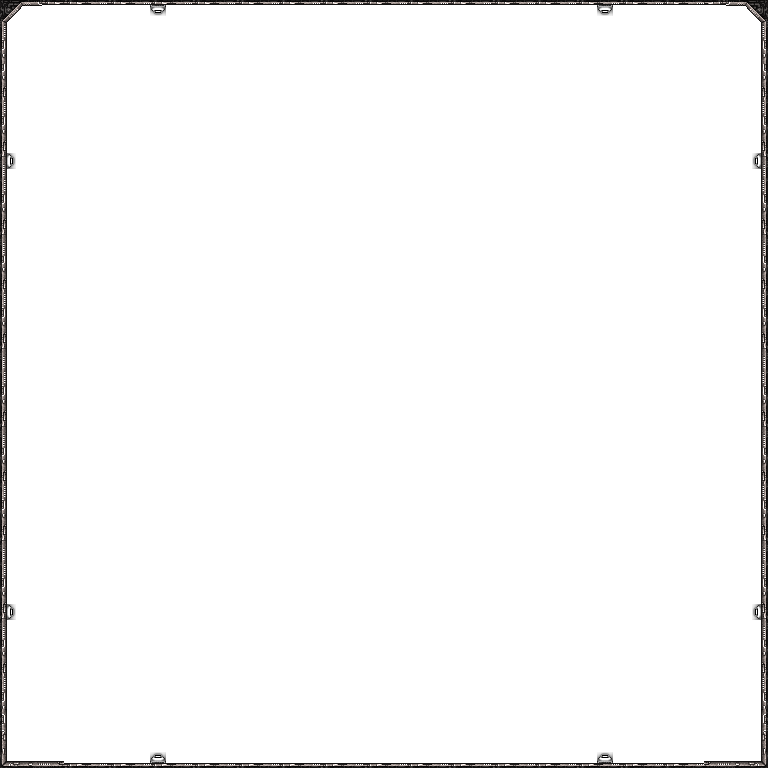
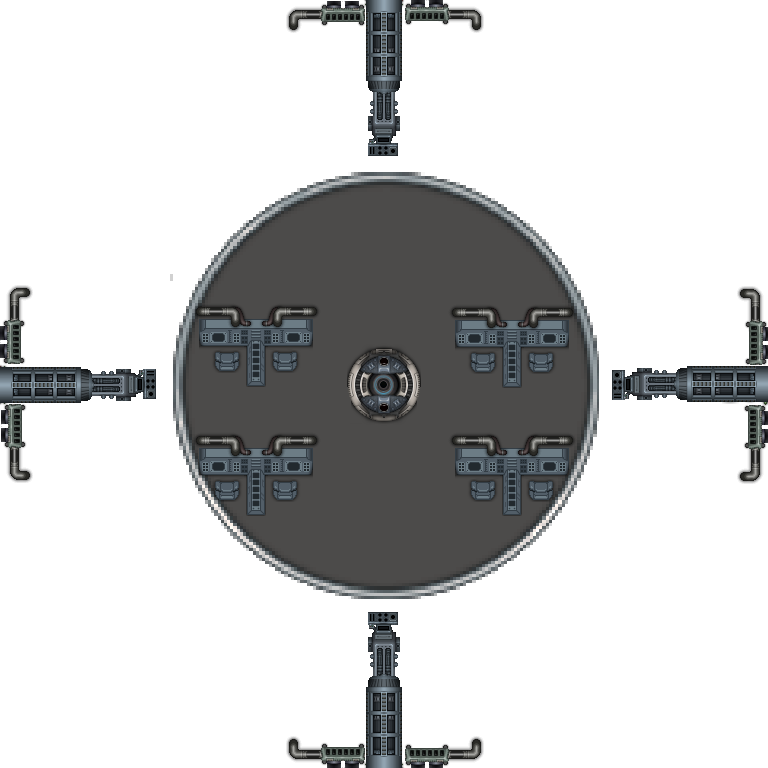
The second w=768, h=768 image is a revision of the first. Changes to its layers:
hid group "Walls" (10 layers) over [0, 0, 768, 768]
showed group "doodads_static" (31 layers) over [0, 0, 768, 768]
painted on "Layer 1 copy" over [347, 343, 421, 426]
showed group "doodads_console" (4 layers) over [199, 319, 569, 516]
showed "console_off" over [199, 319, 569, 516]
added group "Group 1 copy 4" with 2 layers above "floors" over [170, 172, 599, 599]
added layer "Color Fill 1" (3rd of 3, in "Group 1 copy 4") in group "Group 1 copy 4" over [170, 172, 599, 599]
